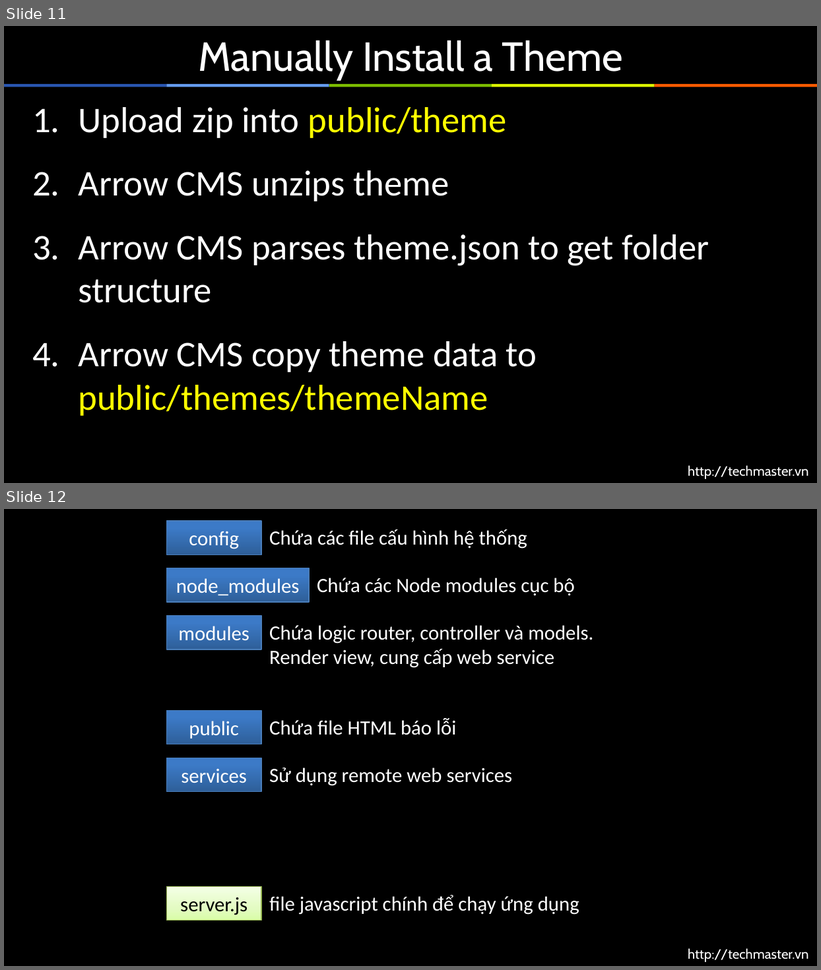
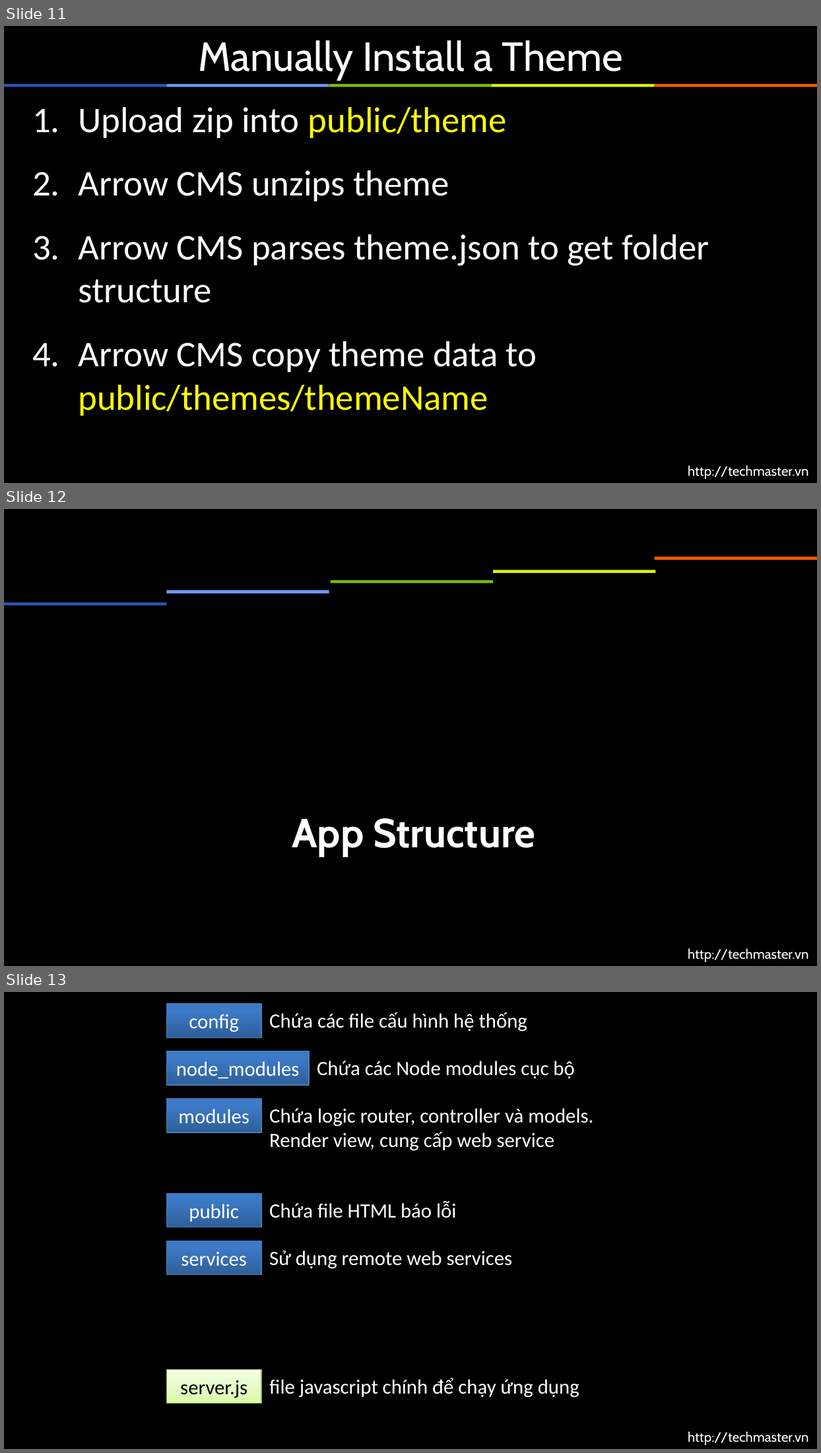
Before and after one commit to arrowjs/Documents, a slide deck: ArrowjsBasic.pptx. Shown one above the other, each under a label of ours: slides 11 and 12 before the commit, slides 11, 12 and 13 after it. The pictures are 821x970 and 821x1453 pixels, drawn with LibreOffice and Linux fonts; fonts in the diff are those of the drawing; background and template pictures are left out. Boxes give left, top, right and bottom in pixels: in the first picture for what was removed or moved away, otherwise in the second. Text is boxed around its words. In the diff, an @@ line names an element or a change of style, - is before the commit and + after.

```diff
--- a/ArrowjsBasic.pptx
+++ b/ArrowjsBasic.pptx
@@ slide 12 added at <box>4,509,817,966</box>, background #000000; not listed: 1 template element that a slide beside it also shows @@
@@ rectangle added at <box>655,557,817,560</box>, fill #FF5B00 @@
@@ rectangle added at <box>331,580,494,584</box>, fill #7DBD00 @@
@@ rectangle added at <box>494,570,656,573</box>, fill #DCF600 @@
@@ rectangle added at <box>4,603,166,606</box>, fill #2956B2 @@
@@ rectangle added at <box>166,590,329,593</box>, fill #659CEF @@
@@ title added at <box>292,819,535,857</box>, 36 pt, text #FFFFFF, bold @@
+App Structure
@@ what was slide 12 is now slide 13 @@
```
Also in this commit, not shown: 3 slides changed, 2 other slides added.
